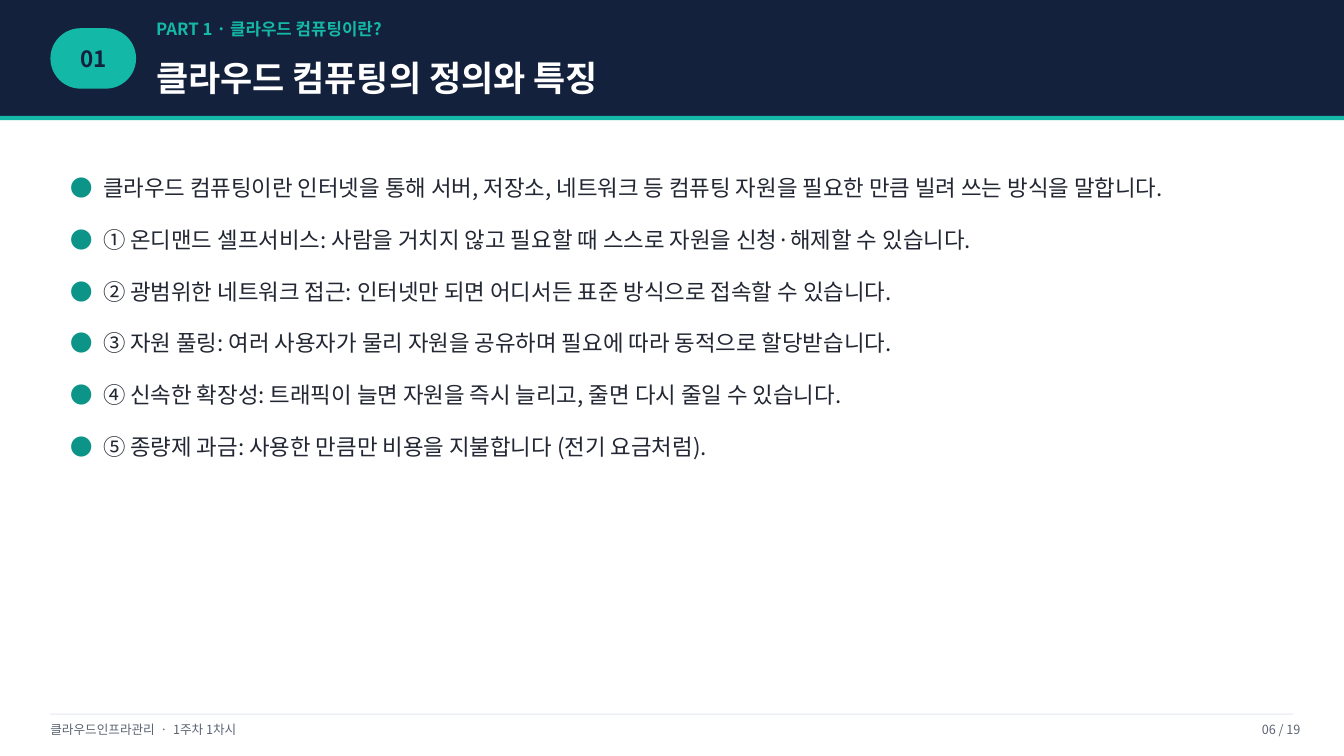
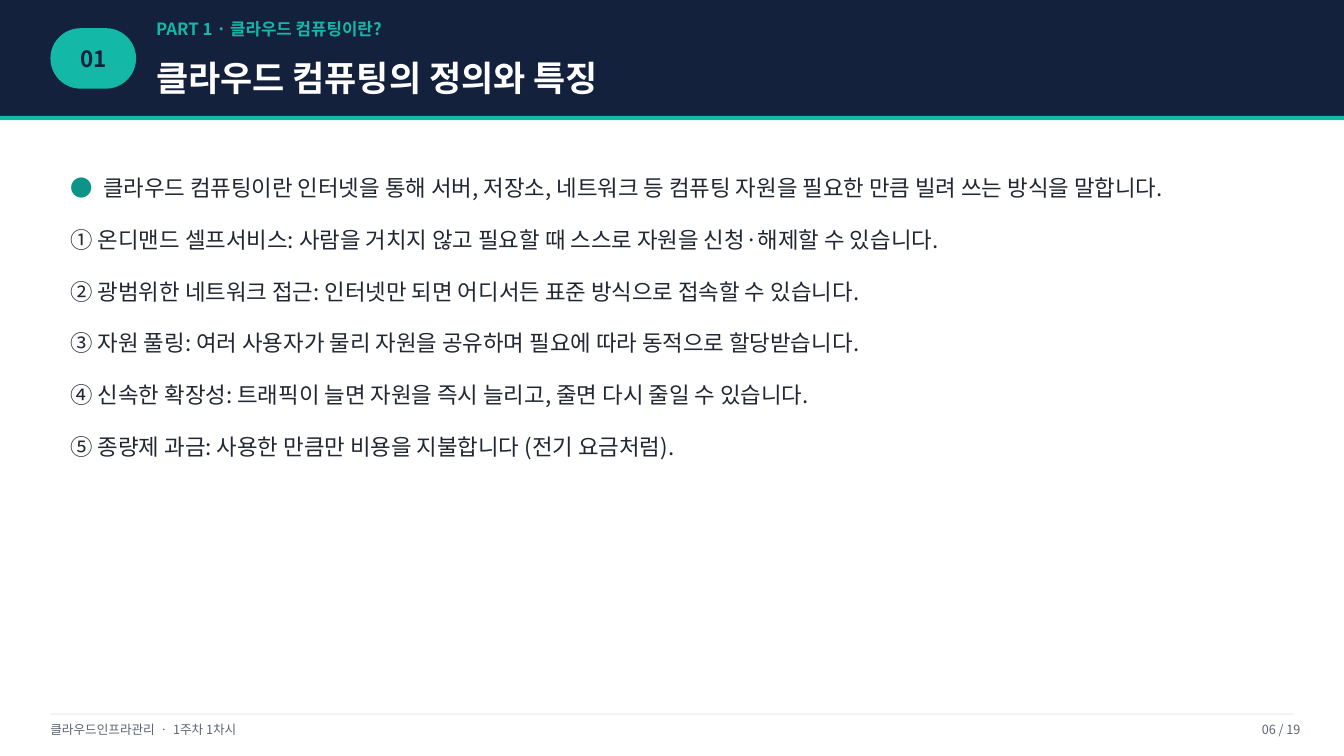
Before and after one commit to gorae-black/class, a slide deck: slide 6 of class/cloud_infra_mgmt/01주차_클라우드개념_Docker입문/01_강의자료/1차시_클라우드패러다임과가상화이론_배포용.pptx. Drawn at 1344x756 pixels with LibreOffice and Linux fonts; fonts in the diff are those of the drawing. Boxes give left, top, right and bottom in pixels: in the first picture for what was removed or moved away, otherwise in the second. Text is boxed around its words. In the diff, an @@ line names an element or a change of style, - is before the commit and + after.

```diff
--- a/class/cloud_infra_mgmt/01주차_클라우드개념_Docker입문/01_강의자료/1차시_클라우드패러다임과가상화이론_배포용.pptx
+++ b/class/cloud_infra_mgmt/01주차_클라우드개념_Docker입문/01_강의자료/1차시_클라우드패러다임과가상화이론_배포용.pptx
@@ text at (x1=71, y1=229, x2=939, y2=460): text changed @@
-● ① 온디맨드 셀프서비스: 사람을 거치지 않고 필요할 때 스스로 자원을 신청·해제할 수 있습니다.
-● ② 광범위한 네트워크 접근: 인터넷만 되면 어디서든 표준 방식으로 접속할 수 있습니다.
-● ③ 자원 풀링: 여러 사용자가 물리 자원을 공유하며 필요에 따라 동적으로 할당받습니다.
-● ④ 신속한 확장성: 트래픽이 늘면 자원을 즉시 늘리고, 줄면 다시 줄일 수 있습니다.
-● ⑤ 종량제 과금: 사용한 만큼만 비용을 지불합니다 (전기 요금처럼).
+① 온디맨드 셀프서비스: 사람을 거치지 않고 필요할 때 스스로 자원을 신청·해제할 수 있습니다.
+② 광범위한 네트워크 접근: 인터넷만 되면 어디서든 표준 방식으로 접속할 수 있습니다.
+③ 자원 풀링: 여러 사용자가 물리 자원을 공유하며 필요에 따라 동적으로 할당받습니다.
+④ 신속한 확장성: 트래픽이 늘면 자원을 즉시 늘리고, 줄면 다시 줄일 수 있습니다.
+⑤ 종량제 과금: 사용한 만큼만 비용을 지불합니다 (전기 요금처럼).
```
Also in this commit, not shown: 2 other slides changed, 1 other file.
